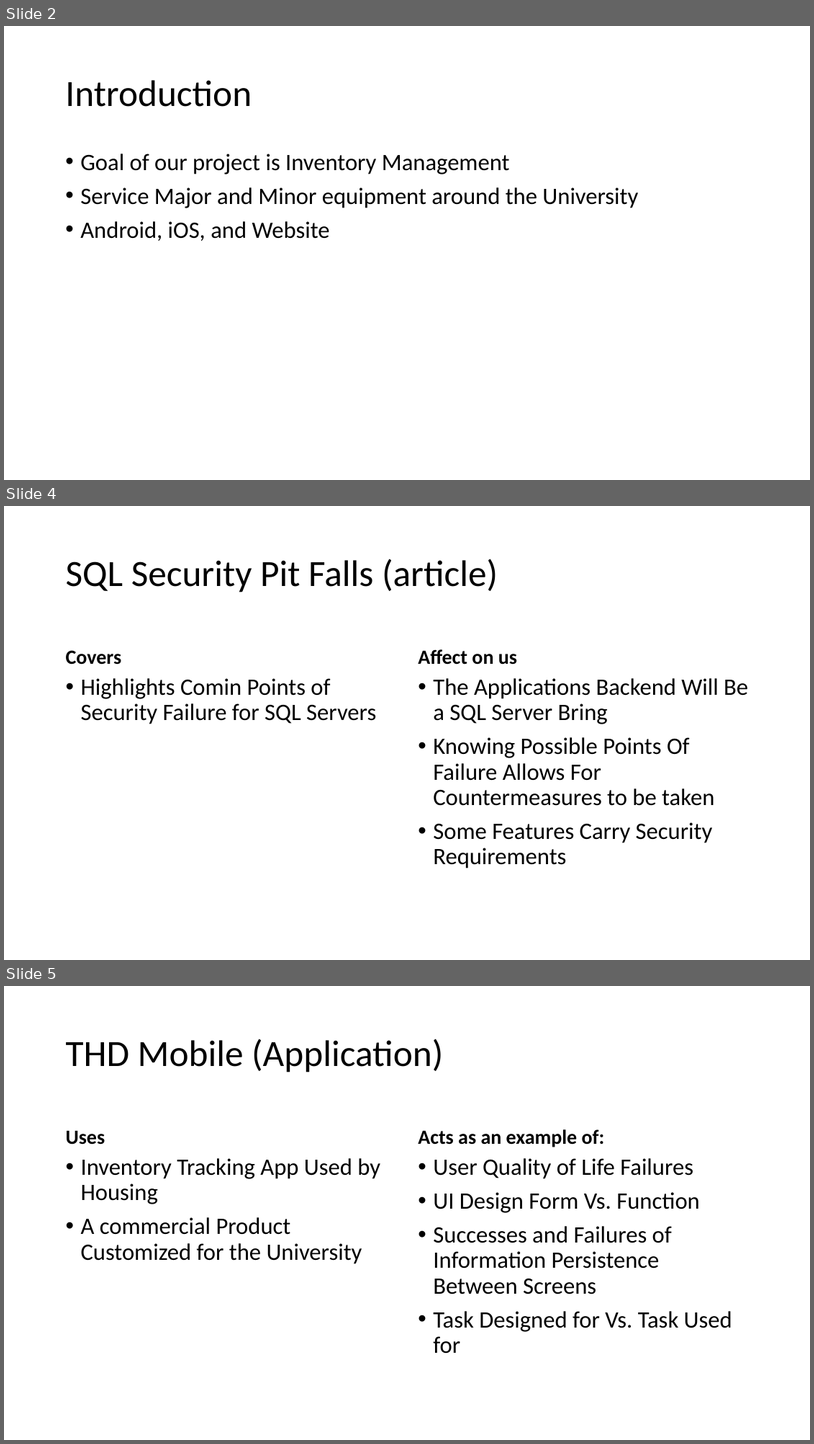
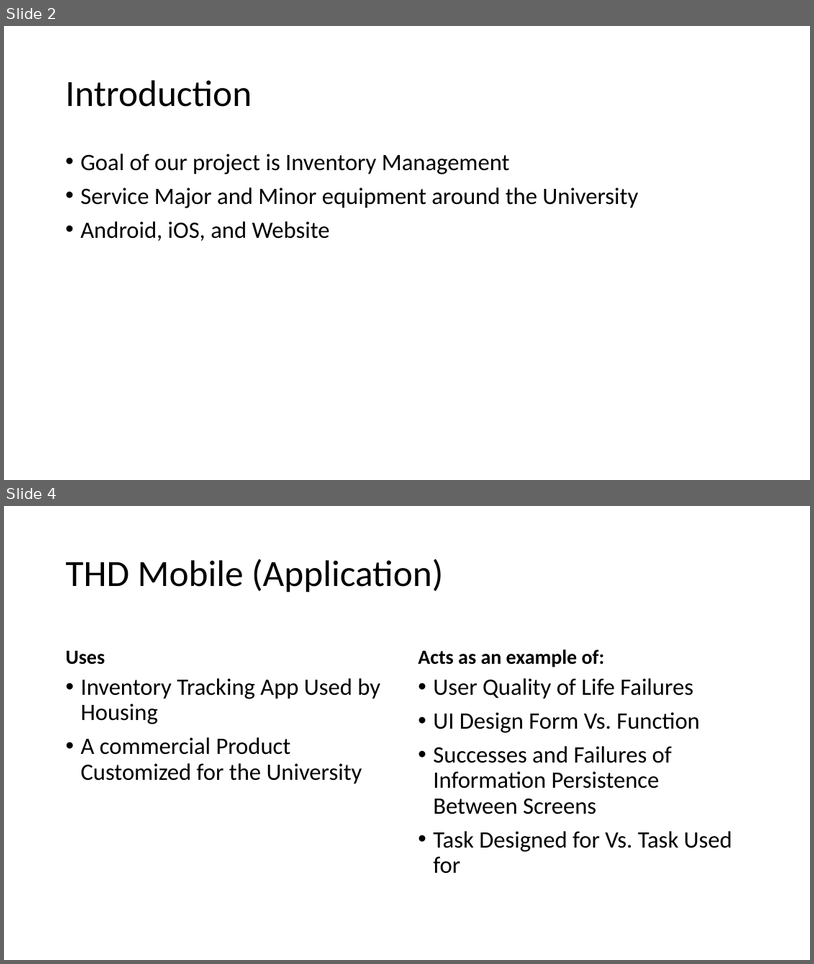
Before and after one commit to frozenNodak/InventoryManagement491, a slide deck: related work presentation draft.pptx. Shown one above the other, each under a label of ours: slides 2, 4 and 5 before the commit, slides 2 and 4 after it; the slides between them are not shown. The pictures are 814x1444 and 814x964 pixels, drawn with LibreOffice and Linux fonts; fonts in the diff are those of the drawing. Boxes give left, top, right and bottom in pixels: in the first picture for what was removed or moved away, otherwise in the second. Text is boxed around its words. In the diff, an @@ line names an element or a change of style, - is before the commit and + after.

```diff
--- a/related work presentation draft.pptx
+++ b/related work presentation draft.pptx
@@ slide 4 removed at (x1=4, y1=506, x2=810, y2=960), background #FFFFFF @@
@@ title removed at (x1=66, y1=559, x2=498, y2=592) @@
-SQL Security Pit Falls (article)
@@ text removed at (x1=66, y1=650, x2=122, y2=664) @@
-Covers
@@ text removed at (x1=418, y1=649, x2=517, y2=664) @@
-Affect on us
@@ text removed at (x1=81, y1=678, x2=376, y2=724) @@
-• Highlights Comin Points of Security Failure for SQL Servers
@@ text removed at (x1=433, y1=678, x2=748, y2=868) @@
-• The Applications Backend Will Be a SQL Server Bring
-• Knowing Possible Points Of Failure Allows For Countermeasures to be taken
-• Some Features Carry Security Requirements
@@ what was slide 5 is now slide 4 @@
```
Also in this commit, not shown: 1 slide changed, 2 slides added, 2 other slides removed.
